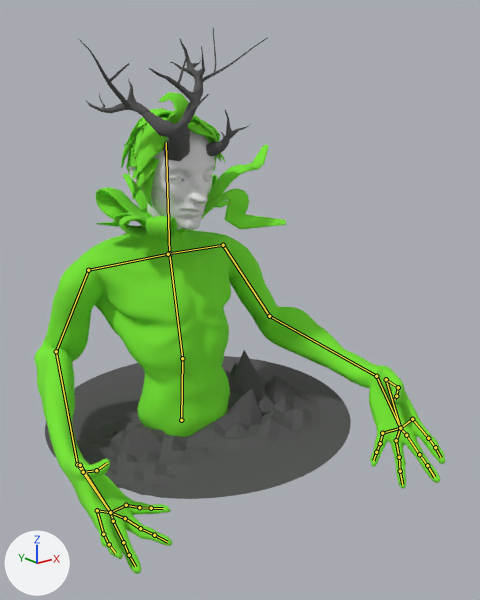
One commit to the glTF model static/deerboy.glb: the scene before it, then after it.
Before and after are seen from a 50 mm camera at (-11.88, -18.44, 5.67) aimed at (0.85, -2.53, -0.69). Every picture has the same lights, and +X, +Y and +Z are marked at lower left. Both versions are drawn at frame 33 of the action 'pose1'; the numbers are the values there. The bones that bend it are drawn over the model as lines.

Names of what the first picture shows: 'Plane.004', 'collar', 'ground', 'hair', 'head', 'horns'.
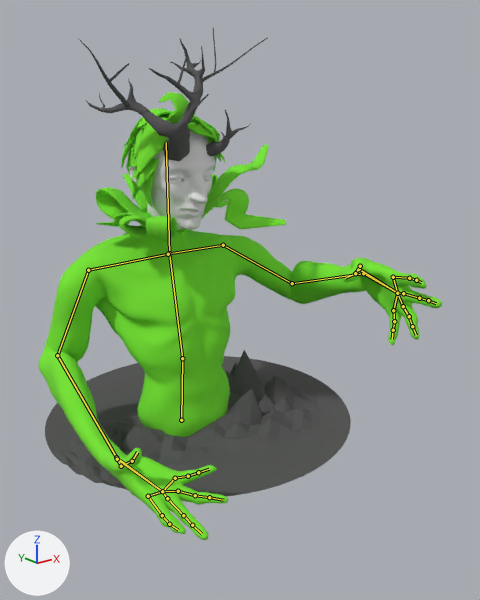
Where the change shows, as pixel boxes [x1, y1, x2, y2] in the pictures (480 x 600 px):
```json
{"object": "Plane.004", "change": "posed", "before": [34, 211, 445, 574], "after": [38, 211, 442, 540], "on screen": "9% shorter"}
{"bone": "Bone.004", "before": "(223, 245) to (269, 316)", "after": "(223, 245) to (292, 283)"}
{"bone": "Bone.005", "before": "(269, 316) to (376, 376)", "after": "(292, 283) to (363, 273)"}
{"bone": "Bone.006", "before": "(376, 376) to (400, 428)", "after": "(363, 273) to (397, 293)"}
{"bone": "Bone.028", "before": "(88, 270) to (56, 351)", "after": "(88, 270) to (57, 355)"}
{"bone": "Bone.029", "before": "(56, 351) to (77, 464)", "after": "(57, 355) to (116, 457)"}
{"bone": "Bone.030", "before": "(77, 464) to (110, 512)", "after": "(116, 457) to (162, 491)"}
```

The change, as JSON lines over the scene's bpy script:
```json
{"block": "bone_bone_004", "where": "bone_bone_004 = bpy.data.objects['Armature'].pose.bones['Bone.004']  # child of 'Bone.003'"}
{"op": "set", "path": "bone_bone_004.rotation_quaternion", "old": "(0.888, 0.16, 0.424, 0.074)", "new": "(0.897, 0.073, 0.323, 0.292)", "note": "degrees (31, 47, 23) -> degrees (22, 33, 43)"}
{"block": "bone_bone_005", "where": "bone_bone_005 = bpy.data.objects['Armature'].pose.bones['Bone.005']  # child of 'Bone.004'"}
{"op": "set", "path": "bone_bone_005.rotation_quaternion", "old": "(0.964, 0.072, 0.0, 0.257)", "new": "(0.822, 0.313, 0.153, 0.451)", "note": "degrees (8, -2, 30) -> degrees (41, -2, 57)"}
{"block": "bone_bone_006", "where": "bone_bone_006 = bpy.data.objects['Armature'].pose.bones['Bone.006']  # child of 'Bone.005'"}
{"op": "set", "path": "bone_bone_006.rotation_quaternion", "old": "(0.848, -0.148, 0.412, -0.297)", "new": "(0.888, -0.169, 0.391, -0.175)", "note": "degrees (-39, 38, -52) -> degrees (-34, 39, -35)"}
{"block": "bone_bone_028", "where": "bone_bone_028 = bpy.data.objects['Armature'].pose.bones['Bone.028']  # child of 'Bone.027'"}
{"op": "set", "path": "bone_bone_028.rotation_quaternion", "old": "(0.763, -0.013, -0.646, -0.002)", "new": "(0.809, 0.021, -0.587, -0.029)", "note": "degrees (-6, -80, 5) -> degrees (12, -72, -13)"}
{"block": "bone_bone_029", "where": "bone_bone_029 = bpy.data.objects['Armature'].pose.bones['Bone.029']  # child of 'Bone.028'"}
{"op": "set", "path": "bone_bone_029.rotation_quaternion", "old": "(0.798, 0.068, -0.285, -0.526)", "new": "(0.836, 0.255, -0.258, -0.412)", "note": "degrees (26, -23, -72) -> degrees (41, -13, -57)"}
{"block": "bone_bone_030", "where": "bone_bone_030 = bpy.data.objects['Armature'].pose.bones['Bone.030']  # child of 'Bone.029'"}
{"op": "set", "path": "bone_bone_030.rotation_quaternion", "old": "(0.965, -0.089, 0.212, -0.124)", "new": "(0.959, -0.087, 0.232, -0.137)", "note": "degrees (-14, 23, -18) -> degrees (-15, 25, -20)"}
```
